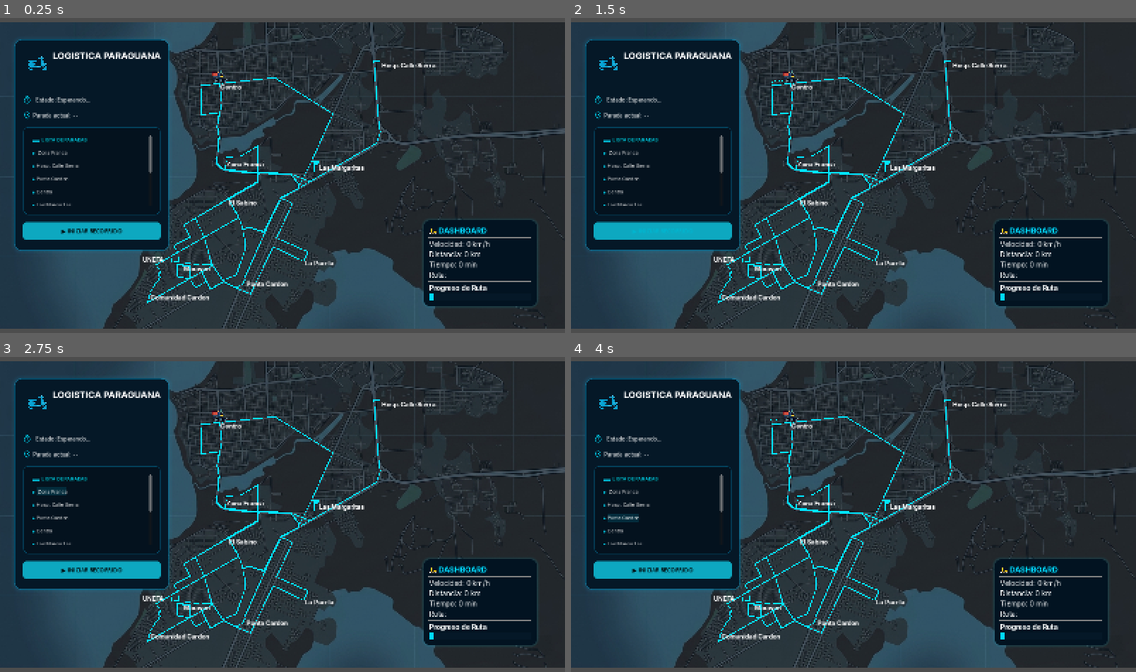
Above: before the commit, frames 1-4 (two rows, left to right).
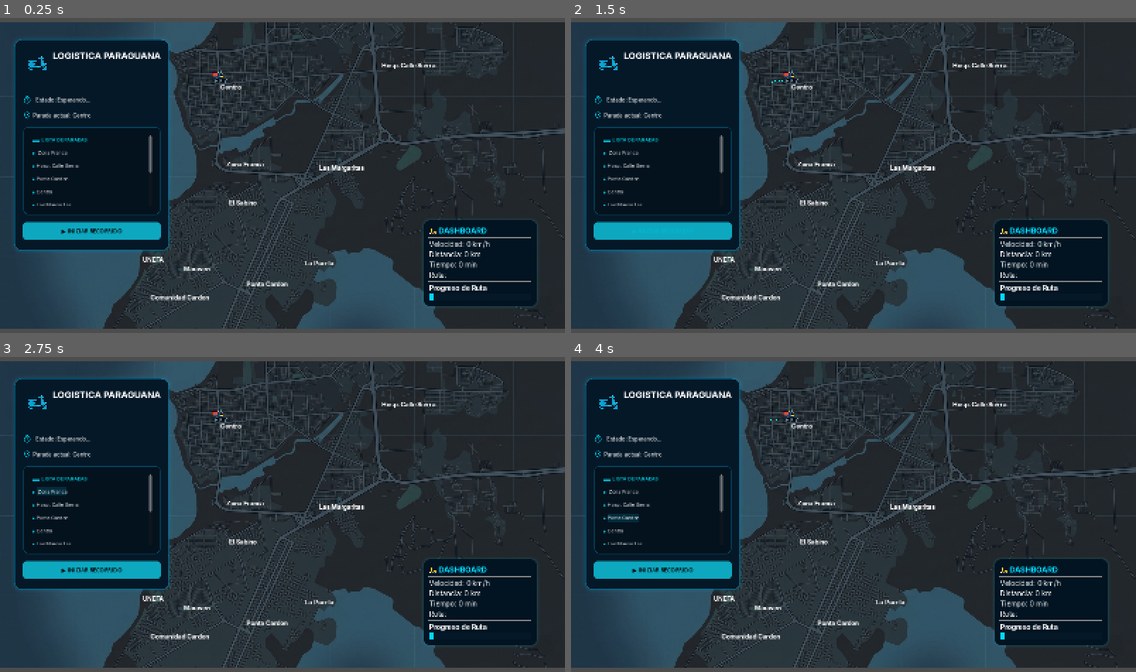
Above: after the commit, the same moments.

Repository: eln3gro245/simulacion
Game: Godot game, scene res://main_simulation.tscn
Two runs of this game, one before a commit and one after it. Both use one fixed random seed, a clock stepped at 60 frames per second and the inputs below.
Inputs:
- Up to frame 1 (0.25 s): no input
- Up to frame 2 (1.5 s): click "▶ INICIAR RECORRIDO" at 0.5 s; click "▶ INICIAR RECORRIDO" at 1.25 s
- Up to frame 3 (2.75 s): click "Zona Franca" at 2 s
- Up to frame 4 (4 s): click "Hosp. Calle Sierra" at 2.75 s; click "Punta Cardon" at 3.5 s

The runs differ from the first frame. In frame 1, 1.2% of the frame differs, in the area x 12-68%, y 13-91%; in frame 2, 1.2%; in frame 3, 1.2%; in frame 4, 1.2%.

Commit message:
agregado de encendidos de lineas por rutas y funcionalidad de barra de progreso

Diff:
--- a/godot/simulacion-delivery-g/controlador.gd
+++ b/godot/simulacion-delivery-g/controlador.gd
@@ -3,6 +3,7 @@
 
 #creamos una ruta para el nodo de la moto para llamarlo
 @onready var nodo_moto = $Entidades_Simulacion/Moto
+@onready var lineas_rutas = $Entidades_Simulacion/Rutas_Lineas
 const GestorVisual = preload("res://gestor_visual.gd")
 var gestor_visual = GestorVisual.new()
 
@@ -24,6 +25,7 @@
 #y aqui es donde colocaremos el tiempo
 var tiempo: int = 0
 var actualizar_nodo: String = ""
+var estado: String = ""
 
 #igual que antes creamos una funcion principal de godot que va escuchar lo que tengo que decir otros mudulos
 func _ready() -> void:
@@ -50,6 +52,7 @@
 	if evento == "Moto_en_Camino":
 		print("python envio los datos de la moto 🤑")
 		var dic = datos.get("Datos", [])
+		estado = dic["Estado"]
 		distancia = dic["Distancia"]
 		tiempo = dic["Tiempo"]
 		viajando = true
@@ -63,6 +66,8 @@
 		mapa_indices = resultado["mapa"]
 		var nombre_objetivo = mapa_indices.get(0, "punto_inicial")
 
+		gestor_visual.visualizar_ruta(ruta_completa_dijkstra, lineas_rutas)
+
 		indice_actual = 0
 		nodo_moto.coordenadas = coordenadas
 		nodo_moto.establecer_objetivo(coordenadas[indice_actual], nombre_objetivo)
@@ -71,6 +76,7 @@
 
 		var mensaje_interfaz = {
 			"Tipo": "Datos_Generales",
+			"Estado": estado,
 			"Distancia": distancia,
 			"Tiempo": tiempo,
 			"Ruta_Completa_Dijkstra": ruta_completa_dijkstra
@@ -82,6 +88,7 @@
 		print("camino despejado")
 		viajando = true
 		actualizar_nodo = datos.get("Nodo")
+
 
 		if indice_actual < coordenadas.size():
 			# Pasamos el nombre si es un nodo de Python, o "" si es cruce
@@ -100,7 +107,12 @@
 		nodo_moto.establecer_objetivo(coordenadas[indice_actual], "")
 
 	elif evento == "Entrega_Completada":
-		print("llegamos simulacion terminada con exito")
+		estado = datos.get("Estado")
+		var otro_mensaje = {
+			"Estado": estado
+		}
+		datos_viaje.emit(otro_mensaje)
+
 		viajando = false
 
 #aqui enviamos a python el destino final para iniciar el calculo de la ruta
@@ -118,6 +130,9 @@
 	print("wuajuuuuu")
 	indice_actual += 1
 
+	var progreso = float(indice_actual) / float(coordenadas.size())
+	datos_viaje.emit({"Tipo": "Progreso", "Valor": progreso})
+
 	if indice_actual < coordenadas.size():
 		print("wario por que wario nose")
 		var tipo = mapa_indices.get(indice_actual, "Cruce")
--- a/godot/simulacion-delivery-g/controlador_interfaz.gd
+++ b/godot/simulacion-delivery-g/controlador_interfaz.gd
@@ -8,6 +8,8 @@
 @onready var distacia = $CanvasLayer2/DashboardMoto/MarginContainer/VBoxContainer/Label3
 @onready var tiempo = $CanvasLayer2/DashboardMoto/MarginContainer/VBoxContainer/Label4
 @onready var ruta = $CanvasLayer2/DashboardMoto/MarginContainer/VBoxContainer/Label5
+@onready var progreso = $CanvasLayer2/DashboardMoto/MarginContainer/VBoxContainer/Progress_Ruta
+@onready var estado = $CanvasLayer/MarginContainer/PanelContainer/MarginContainer/VBoxContainer/HBoxContainer2/Label
 
 #esta es la variable que almacena el distino elegido pero no hace mas nada que guardarlo
 var destino_final: String = ""
@@ -34,8 +36,8 @@
 	#aqui actualizamos la interfaz con los llamo de controlador
 	match info.get("Tipo"):
 		"Datos_Generales":
-			print("hola")
-			print("tenemos los datos")
+			var estado_acomodado = str(info["Estado"])
+			estado.text = "Estado: " + estado_acomodado.replace("_", " ")
 			distacia.text = "Distancia: " + str(info["Distancia"]) + " km"
 			tiempo.text = "Tiempo: " + str(info["Tiempo"]) + " min"
 			var nombres_limpios = []
@@ -46,11 +48,12 @@
 
 			ruta.text = "Ruta: " + ruta_acomodada
 		"Nodo1":
-			print("hola otra vez")
 			nodo_actual.text = "siguiente nodo: " + str(info["Siguiente_Nodo"])
 		"Velocidad":
 			print("verga que hola alv")
 			velocidad.text = "Velocidad: " + str(info["Valor"]) + " km/h"
+		"Progreso":
+			progreso.value = info["Valor"] * 100
 
 func _on_zona_franca_label_pressed() -> void:
 	_on_oprimir_boton("Zona_Franca")
--- a/godot/simulacion-delivery-g/gestor_visual.gd
+++ b/godot/simulacion-delivery-g/gestor_visual.gd
@@ -36,3 +36,13 @@
 		los_nodos[nuevas_coordenadas.size()] = ultimo_nombre
 		nuevas_coordenadas.append(ultimo_elemento.global_position)
 	return { "coordenadas": nuevas_coordenadas, "mapa": los_nodos }
+
+func visualizar_ruta(nodo_ruta: Array, contenedor: Node):
+	#ocultamos todos los nodos de la esena
+	for linea in contenedor.get_children():
+		linea.visible = false
+
+	for i in range(nodo_ruta.size() - 1):
+		var tramo = nodo_ruta[i] + "_" + nodo_ruta[i+1]
+		if contenedor.has_node(tramo):
+			contenedor.get_node(tramo).visible = true
--- a/godot/simulacion-delivery-g/interfaz.tscn
+++ b/godot/simulacion-delivery-g/interfaz.tscn
@@ -224,7 +224,7 @@
 layout_mode = 2
 theme_override_fonts/font = ExtResource("5_63phn")
 theme_override_font_sizes/font_size = 16
-text = "Parada actual: --"
+text = "Parada actual: Centro"
 
 [node name="PanelContainer" type="PanelContainer" parent="CanvasLayer/MarginContainer/PanelContainer/MarginContainer/VBoxContainer" unique_id=1582651059]
 custom_minimum_size = Vector2(300, 250)
--- a/godot/simulacion-delivery-g/main_simulation.tscn
+++ b/godot/simulacion-delivery-g/main_simulation.tscn
@@ -36,61 +36,73 @@
 [node name="Rutas_Lineas" type="Node2D" parent="Entidades_Simulacion" unique_id=320002121]
 
 [node name="Centro_Las_Margaritas" type="Line2D" parent="Entidades_Simulacion/Rutas_Lineas" unique_id=1792318132]
+visible = false
 points = PackedVector2Array(626, 189, 778, 173, 943, 275, 882, 410, 901, 416)
 width = 3.0
 default_color = Color(0, 0.8980392, 1, 1)
 
 [node name="Centro_Maraven" type="Line2D" parent="Entidades_Simulacion/Rutas_Lineas" unique_id=2121108625]
+visible = false
 points = PackedVector2Array(622, 187, 628, 246, 615, 312, 621, 342, 613, 419, 631, 432, 656, 439, 824, 448, 846, 475, 846, 486, 794, 514, 747, 610, 707, 598, 687, 603, 695, 642, 694, 661, 669, 732, 630, 747, 601, 701, 568, 704, 520, 696)
 width = 3.0
 default_color = Color(0, 0.8980392, 1, 1)
 
 [node name="Centro_Punta_Cardon" type="Line2D" parent="Entidades_Simulacion/Rutas_Lineas" unique_id=1868303366]
+visible = false
 points = PackedVector2Array(622, 190, 568, 195, 571, 247, 569, 278, 621, 272, 615, 310, 620, 337, 614, 415, 635, 434, 675, 439, 824, 448, 846, 473, 845, 487, 794, 513, 692, 742, 698, 749)
 width = 3.0
 default_color = Color(0, 0.8980392, 1, 1)
 
 [node name="Maraven_La_Puerta" type="Line2D" parent="Entidades_Simulacion/Rutas_Lineas" unique_id=567083544]
+visible = false
 points = PackedVector2Array(521, 703, 503, 703, 503, 736, 534, 743, 571, 723, 596, 772, 633, 750, 677, 772, 709, 785, 774, 652, 860, 693, 862, 687)
 width = 3.0
 default_color = Color(0, 0.8980392, 1, 1)
 
 [node name="Maraven_Punta_Cardon" type="Line2D" parent="Entidades_Simulacion/Rutas_Lineas" unique_id=831611588]
+visible = false
 points = PackedVector2Array(517, 706, 537, 707, 537, 741, 553, 768, 585, 750, 597, 772, 633, 751, 669, 768, 685, 758, 696, 744)
 width = 3.0
 default_color = Color(0, 0.8980392, 1, 1)
 
 [node name="Las_Margaritas_La_Puerta" type="Line2D" parent="Entidades_Simulacion/Rutas_Lineas" unique_id=41160284]
+visible = false
 points = PackedVector2Array(904, 418, 903, 410, 883, 408, 843, 488, 797, 514, 828, 529, 783, 627, 872, 666, 863, 687)
 width = 3.0
 default_color = Color(0, 0.8980392, 1, 1)
 
-[node name="Las_Margaritas_El_Sabino" type="Line2D" parent="Entidades_Simulacion/Rutas_Lineas" unique_id=1914774638]
+[node name="Las_Margaritas_Distribuidor_El_Sabino" type="Line2D" parent="Entidades_Simulacion/Rutas_Lineas" unique_id=1914774638]
+visible = false
 points = PackedVector2Array(904, 415, 897, 419, 891, 419, 892, 460, 877, 467, 825, 446, 733, 440, 731, 469, 649, 516)
 width = 3.0
 default_color = Color(0, 0.8980392, 1, 1)
 
-[node name="El_Sabino_UNEFA" type="Line2D" parent="Entidades_Simulacion/Rutas_Lineas" unique_id=716489820]
+[node name="Distribuidor_El_Sabino_UNEFA" type="Line2D" parent="Entidades_Simulacion/Rutas_Lineas" unique_id=716489820]
+visible = false
 points = PackedVector2Array(648, 514, 520, 591, 539, 624, 492, 649, 504, 668, 505, 694, 486, 696, 487, 683)
 width = 3.0
 default_color = Color(0, 0.8980392, 1, 1)
 
-[node name="El_Sabino_Zona_Franca" type="Line2D" parent="Entidades_Simulacion/Rutas_Lineas" unique_id=599081528]
+[node name="Distribuidor_El_Sabino_Zona_Franca" type="Line2D" parent="Entidades_Simulacion/Rutas_Lineas" unique_id=599081528]
+visible = false
 points = PackedVector2Array(648, 514, 731, 466, 731, 366, 680, 396, 640, 397, 640, 405)
 width = 3.0
 default_color = Color(0, 0.8980392, 1, 1)
 
-[node name="El_Sabino_Comunidad_Cardon" type="Line2D" parent="Entidades_Simulacion/Rutas_Lineas" unique_id=1691188064]
+[node name="Distribuidor_El_Sabino_Comunidad_Cardon" type="Line2D" parent="Entidades_Simulacion/Rutas_Lineas" unique_id=1691188064]
+visible = false
 points = PackedVector2Array(649, 516, 676, 569, 442, 703, 456, 724, 448, 729, 454, 738, 439, 759, 425, 781)
 width = 3.0
 default_color = Color(0, 0.8980392, 1, 1)
 
-[node name="El_Sabino_Hosp_Calle_Sierra" type="Line2D" parent="Entidades_Simulacion/Rutas_Lineas" unique_id=1587936884]
+[node name="Distribuidor_El_Sabino_Hospital_Calle_Sierra" type="Line2D" parent="Entidades_Simulacion/Rutas_Lineas" unique_id=1587936884]
+visible = false
 points = PackedVector2Array(647, 514, 681, 580, 687, 602, 707, 597, 747, 609, 798, 514, 1067, 358, 1077, 327, 1073, 304, 1059, 127, 1078, 124)
 width = 3.0
 default_color = Color(0, 0.8980392, 1, 1)
 
 [node name="Zona_Franca_Comunidad_Cardon" type="Line2D" parent="Entidades_Simulacion/Rutas_Lineas" unique_id=1454152516]
+visible = false
 points = PackedVector2Array(641, 406, 638, 432, 730, 443, 731, 467, 553, 571, 578, 623, 601, 706, 417, 810, 426, 782)
 width = 3.0
 default_color = Color(0, 0.8980392, 1, 1)
@@ -191,6 +203,7 @@
 [node name="Cruces_Intermedios" type="Node2D" parent="Entidades_Simulacion" unique_id=787652335]
 
 [node name="Centro_a_Las_Margaritas" type="Node2D" parent="Entidades_Simulacion/Cruces_Intermedios" unique_id=1747825774]
+visible = false
 
 [node name="Cruce1" type="Marker2D" parent="Entidades_Simulacion/Cruces_Intermedios/Centro_a_Las_Margaritas" unique_id=2132839931]
 position = Vector2(779, 173)
@@ -202,6 +215,7 @@
 position = Vector2(885, 404)
 
 [node name="Centro_a_Maraven" type="Node2D" parent="Entidades_Simulacion/Cruces_Intermedios" unique_id=1114595824]
+visible = false
 
 [node name="Cruce1" type="Marker2D" parent="Entidades_Simulacion/Cruces_Intermedios/Centro_a_Maraven" unique_id=1759468906]
 position = Vector2(618, 422)
@@ -234,6 +248,7 @@
 position = Vector2(534, 700)
 
 [node name="Centro_a_Punta_Cardon" type="Node2D" parent="Entidades_Simulacion/Cruces_Intermedios" unique_id=165556726]
+visible = false
 
 [node name="Cruce1" type="Marker2D" parent="Entidades_Simulacion/Cruces_Intermedios/Centro_a_Punta_Cardon" unique_id=743587225]
 position = Vector2(569, 197)
@@ -257,6 +272,7 @@
 position = Vector2(796, 516)
 
 [node name="Maraven_a_La_Puerta" type="Node2D" parent="Entidades_Simulacion/Cruces_Intermedios" unique_id=824039103]
+visible = false
 
 [node name="Cruce1" type="Marker2D" parent="Entidades_Simulacion/Cruces_Intermedios/Maraven_a_La_Puerta" unique_id=37695406]
 position = Vector2(505, 703)
@@ -283,6 +299,7 @@
 position = Vector2(775, 651)
 
 [node name="Maraven_a_Punta_Cardon" type="Node2D" parent="Entidades_Simulacion/Cruces_Intermedios" unique_id=488110087]
+visible = false
 
 [node name="Cruce1" type="Marker2D" parent="Entidades_Simulacion/Cruces_Intermedios/Maraven_a_Punta_Cardon" unique_id=597324289]
 position = Vector2(539, 708)
@@ -306,6 +323,7 @@
 position = Vector2(672, 767)
 
 [node name="Las_Margaritas_a_La_Puerta" type="Node2D" parent="Entidades_Simulacion/Cruces_Intermedios" unique_id=1110563829]
+visible = false
 
 [node name="Cruce1" type="Marker2D" parent="Entidades_Simulacion/Cruces_Intermedios/Las_Margaritas_a_La_Puerta" unique_id=1165974968]
 position = Vector2(882, 410)
@@ -323,6 +341,7 @@
 position = Vector2(873, 666)
 
 [node name="Las_Margaritas_a_Distribuidor_El_Sabino" type="Node2D" parent="Entidades_Simulacion/Cruces_Intermedios" unique_id=748910047]
+visible = false
 
 [node name="Cruce1" type="Marker2D" parent="Entidades_Simulacion/Cruces_Intermedios/Las_Margaritas_a_Distribuidor_El_Sabino" unique_id=623808370]
 position = Vector2(892, 417)
@@ -343,6 +362,7 @@
 position = Vector2(731, 468)
 
 [node name="Distribuidor_El_Sabino_a_UNEFA" type="Node2D" parent="Entidades_Simulacion/Cruces_Intermedios" unique_id=918906887]
+visible = false
 
 [node name="Cruce1" type="Marker2D" parent="Entidades_Simulacion/Cruces_Intermedios/Distribuidor_El_Sabino_a_UNEFA" unique_id=331208123]
 position = Vector2(522, 590)
@@ -363,6 +383,7 @@
 position = Vector2(486, 697)
 
 [node name="Distribuidor_El_Sabino_a_Zona_Franca" type="Node2D" parent="Entidades_Simulacion/Cruces_Intermedios" unique_id=751540096]
+visible = false
 
 [node name="Cruce1" type="Marker2D" parent="Entidades_Simulacion/Cruces_Intermedios/Distribuidor_El_Sabino_a_Zona_Franca" unique_id=1585948671]
 position = Vector2(731, 468)
@@ -377,6 +398,7 @@
 position = Vector2(641, 398)
 
 [node name="Distribuidor_El_Sabino_a_Comunidad_Cardon" type="Node2D" parent="Entidades_Simulacion/Cruces_Intermedios" unique_id=1939890602]
+visible = false
 
 [node name="Cruce1" type="Marker2D" parent="Entidades_Simulacion/Cruces_Intermedios/Distribuidor_El_Sabino_a_Comunidad_Cardon" unique_id=1483940420]
 position = Vector2(677, 570)
@@ -394,6 +416,7 @@
 position = Vector2(453, 739)
 
 [node name="Distribuidor_El_Sabino_a_Hospital_Calle_Sierra" type="Node2D" parent="Entidades_Simulacion/Cruces_Intermedios" unique_id=2086829208]
+visible = false
 
 [node name="Cruce1" type="Marker2D" parent="Entidades_Simulacion/Cruces_Intermedios/Distribuidor_El_Sabino_a_Hospital_Calle_Sierra" unique_id=720321399]
 position = Vector2(689, 604)
@@ -417,6 +440,7 @@
 position = Vector2(1061, 128)
 
 [node name="Zona_Franca_a_Comunidad_Cardon" type="Node2D" parent="Entidades_Simulacion/Cruces_Intermedios" unique_id=1720926775]
+visible = false
 
 [node name="Cruce1" type="Marker2D" parent="Entidades_Simulacion/Cruces_Intermedios/Zona_Franca_a_Comunidad_Cardon" unique_id=1477884438]
 position = Vector2(639, 435)
--- a/godot/simulacion-delivery-g/mover_moto.gd
+++ b/godot/simulacion-delivery-g/mover_moto.gd
@@ -30,7 +30,7 @@
 
 	var velocidad_objetivo = velocidad_final
 	if distancia_destino < 50.0:
-		velocidad_objetivo = 200.0
+		velocidad_objetivo = lerp(0.0, velocidad_final, distancia_destino / 50.0)
 
 	velocidad_inicial = move_toward(velocidad_inicial, velocidad_objetivo, aceleracion * delta)
 
